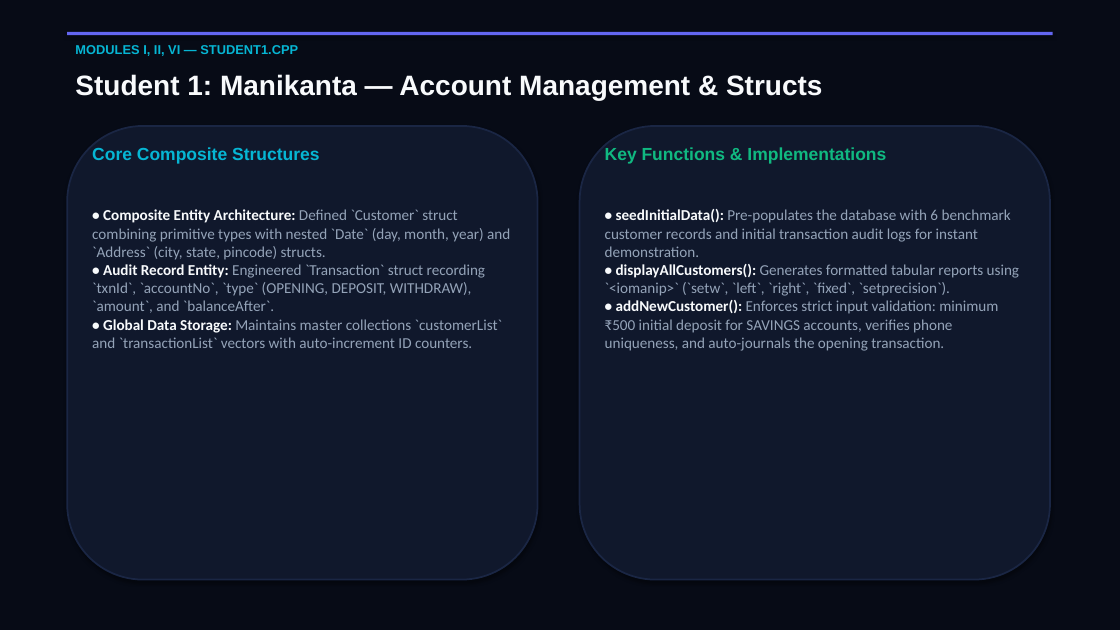
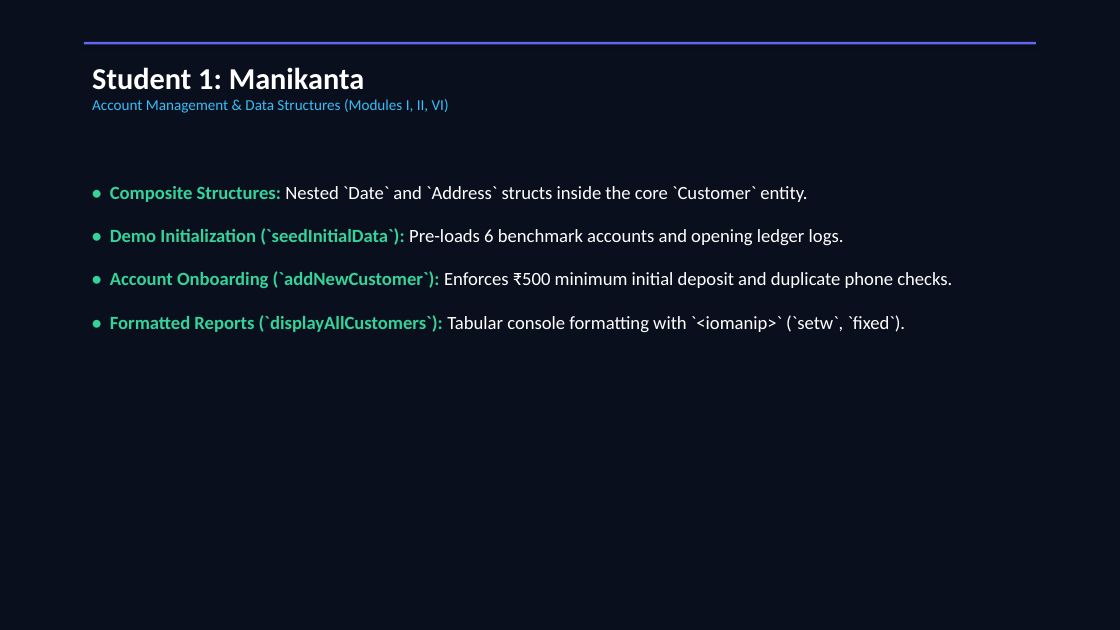
Before and after one commit to manikantareddemoni-glitch/bank-management-system, a slide deck: slide 5 of Bank_Management_System_Presentation.pptx. Drawn at 1120x630 pixels with LibreOffice and Linux fonts; fonts in the diff are those of the drawing. Boxes give left, top, right and bottom in pixels: in the first picture for what was removed or moved away, otherwise in the second. Text is boxed around its words. In the diff, an @@ line names an element or a change of style, - is before the commit and + after.

```diff
--- a/Bank_Management_System_Presentation.pptx
+++ b/Bank_Management_System_Presentation.pptx
@@ rectangle at bbox=[0, 0, 1120, 630]: fill #070B16 to #0A0F1D @@
@@ rectangle: place and size @@
-rectangle at bbox=[67, 32, 1053, 35]
+rectangle at bbox=[84, 42, 1036, 45]
@@ text removed at bbox=[75, 74, 822, 100] @@
-Student 1: Manikanta — Account Management & Structs
@@ text at bbox=[92, 67, 449, 113]: text changed; size 11 to 13 pt; font Arial to Calibri; text colour #06B6D4 to #38BDF8; bold off @@
-MODULES I, II, VI — STUDENT1.CPP
+Student 1: Manikanta
+Account Management & Data Structures (Modules I, II, VI)
@@ rounded rectangle removed at bbox=[67, 126, 538, 580] @@
@@ text removed at bbox=[92, 147, 319, 164] @@
-Core Composite Structures
@@ rounded rectangle removed at bbox=[580, 126, 1050, 580] @@
@@ text removed at bbox=[605, 147, 886, 164] @@
-Key Functions & Implementations
@@ text removed at bbox=[92, 209, 510, 348] @@
-• Composite Entity Architecture: Defined `Customer` struct combining primitive types with nested `Date` (day, month, year) and `Address` (city, state, pincode) structs.
-• Audit Record Entity: Engineered `Transaction` struct recording `txnId`, `accountNo`, `type` (OPENING, DEPOSIT, WITHDRAW), `amount`, and `balanceAfter`.
-• Global Data Storage: Maintains master collections `customerList` and `transactionList` vectors with auto-increment ID counters.
@@ text added at bbox=[110, 186, 952, 333], 16 pt, text #FFFFFF @@
+• Composite Structures: Nested `Date` and `Address` structs inside the core `Customer` entity.
+• Demo Initialization (`seedInitialData`): Pre-loads 6 benchmark accounts and opening ledger logs.
+• Account Onboarding (`addNewCustomer`): Enforces ₹500 minimum initial deposit and duplicate phone checks.
+• Formatted Reports (`displayAllCustomers`): Tabular console formatting with `<iomanip>` (`setw`, `fixed`).
@@ text removed at bbox=[605, 209, 1019, 351] @@
-• seedInitialData(): Pre-populates the database with 6 benchmark customer records and initial transaction audit logs for instant demonstration.
-• displayAllCustomers(): Generates formatted tabular reports using `<iomanip>` (`setw`, `left`, `right`, `fixed`, `setprecision`).
-• addNewCustomer(): Enforces strict input validation: minimum ₹500 initial deposit for SAVINGS accounts, verifies phone uniqueness, and auto-journals the opening transaction.
```
Also in this commit, not shown: 10 other slides changed, 3 slides added, 3 slides removed, 1 other file.
